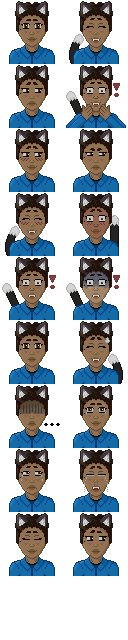
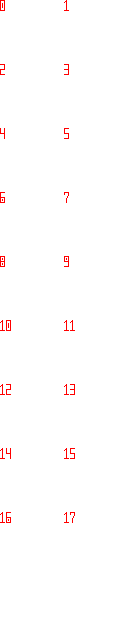
Layered file, before and after one edit (128px x 640px). Changes by layer:
showed group "Numbers" (22 layers), moved it out of group "All" over [left=0, top=0, right=126, bottom=576]
painted on "$2" over [left=0, top=0, right=120, bottom=178]
painted on "$3" over [left=64, top=0, right=126, bottom=178]
painted on "$4" over [left=0, top=50, right=120, bottom=242]
painted on "$5" over [left=64, top=50, right=126, bottom=242]
painted on "$6" over [left=0, top=114, right=120, bottom=306]
hid group "All" (47 layers) over [left=0, top=0, right=126, bottom=576]
painted on "Blush" over [left=0, top=0, right=126, bottom=576]
painted on "Suit" over [left=0, top=0, right=126, bottom=576]
painted on "2 - Sad" over [left=0, top=64, right=126, bottom=576]
painted on "5 - Angry/Irritated" over [left=0, top=128, right=123, bottom=576]
painted on "8 - Shock (Neutral)" over [left=0, top=256, right=123, bottom=576]
painted on "11 - Nervous Smile" over [left=64, top=320, right=123, bottom=448]
painted on "13 - Crying (Smile)" over [left=0, top=384, right=119, bottom=576]
